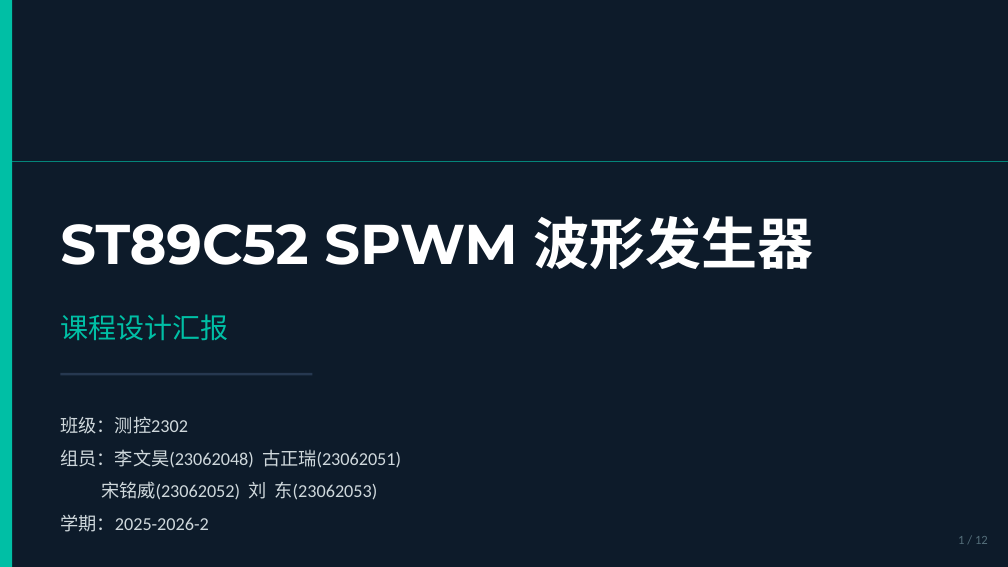
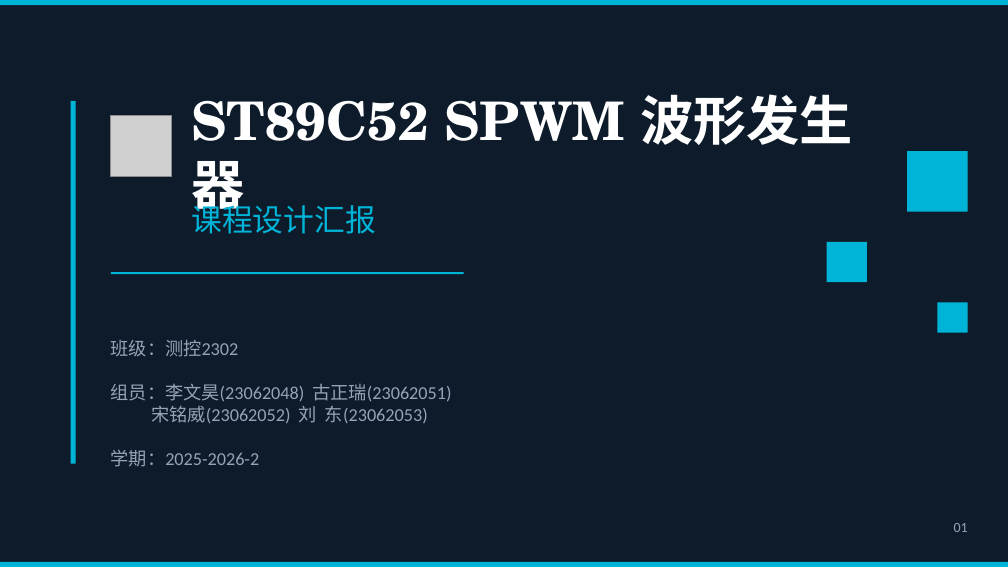
Before and after one commit to ParacosmYy/-, a slide deck: slide 1 of Reference/SPWM波形发生器汇报.pptx. Drawn at 1008x567 pixels with LibreOffice and Linux fonts; fonts in the diff are those of the drawing; grey boxes stand for pictures. Boxes give left, top, right and bottom in pixels: in the first picture for what was removed or moved away, otherwise in the second. Text is boxed around its words. In the diff, an @@ line names an element or a change of style, - is before the commit and + after.

```diff
--- a/Reference/SPWM波形发生器汇报.pptx
+++ b/Reference/SPWM波形发生器汇报.pptx
@@ rectangle added at [0, 0, 1008, 5], fill #00B4D8 @@
@@ rectangle at [71, 101, 76, 464]: fill #00BFA5 to #00B4D8 @@
@@ rectangle: place and size @@
-rectangle at [0, 0, 12, 566]
+rectangle at [71, 101, 76, 464]
@@ picture added at [111, 116, 171, 176] @@
@@ text "ST89C52 SPWM 波形发生器": place and size @@
-text "ST89C52 SPWM 波形发生器" at [60, 216, 814, 269]
+text "ST89C52 SPWM 波形发生器" at [191, 94, 853, 218]
@@ text "ST89C52 SPWM 波形发生器" at [191, 94, 853, 218]: size 40 to 38 pt, font Montserrat to TeX Gyre Schola @@
@@ rectangle added at [907, 151, 968, 212], fill #00B4D8 @@
@@ text "课程设计汇报": place and size @@
-text "课程设计汇报" at [60, 314, 228, 340]
+text "课程设计汇报" at [191, 200, 375, 234]
@@ text "课程设计汇报" at [191, 200, 375, 234]: size 20 to 22 pt, font Calibri to TeX Gyre Schola, text colour #00BFA5 to #00B4D8 @@
@@ rectangle added at [827, 242, 867, 282], fill #00B4D8 @@
@@ rectangle added at [111, 272, 464, 274], fill #00B4D8 @@
@@ text "班级：测控2302": place and size @@
-text "班级：测控2302" at [60, 416, 401, 532]
+text "班级：测控2302" at [111, 339, 451, 467]
@@ text "班级：测控2302" at [111, 339, 451, 467]: text colour #CFD8DC to #94A3B8; line spacing 1.5 to 1 @@
@@ rectangle added at [937, 302, 968, 333], fill #00B4D8 @@
@@ rectangle removed at [60, 373, 312, 376] @@
@@ text added at [954, 523, 968, 532], 10 pt, text #94A3B8 @@
+01
@@ text removed at [958, 536, 988, 544] @@
-1 / 12
@@ rectangle: place and size @@
-rectangle at [12, 161, 1008, 161]
+rectangle at [0, 562, 1008, 567]
@@ rectangle at [0, 562, 1008, 567]: fill #00BFA5 to #00B4D8 @@
```
Also in this commit, not shown: 9 other slides changed, 2 slides added, 2 slides removed, 4 other files.
